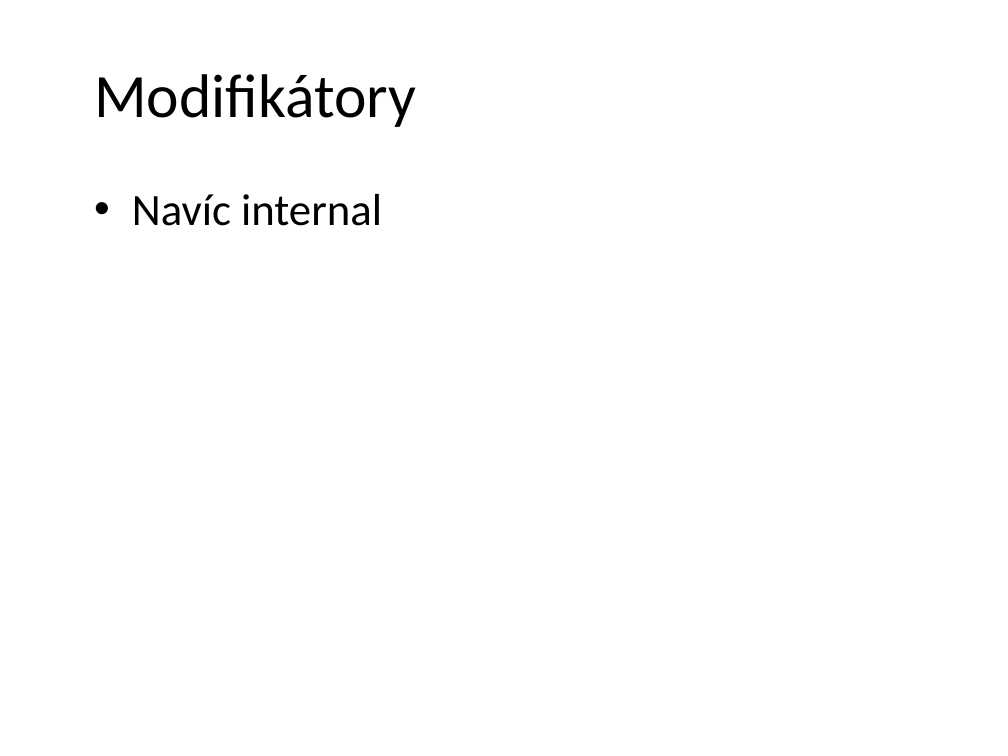
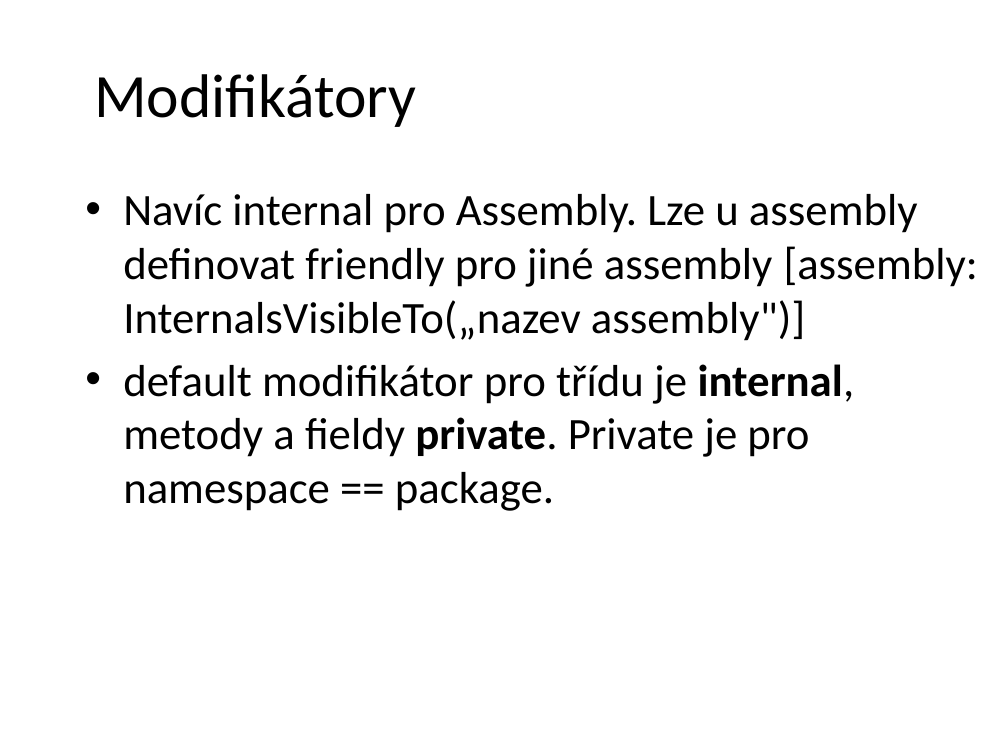
Before and after one commit to petrbalat/Skoleni-Csharp-NET, a slide deck: slide 5 of prezentace.pptx (slide 3 before the commit). Drawn at 1008x756 pixels with LibreOffice and Linux fonts; fonts in the diff are those of the drawing; background and template pictures are left out. Boxes give left, top, right and bottom in pixels: in the first picture for what was removed or moved away, otherwise in the second. Text is boxed around its words. In the diff, an @@ line names an element or a change of style, - is before the commit and + after.

```diff
--- a/prezentace.pptx
+++ b/prezentace.pptx
@@ text at (123, 194, 978, 511): text changed @@
-• Navíc internal
+• Navíc internal pro Assembly. Lze u assembly definovat friendly pro jiné assembly [assembly: InternalsVisibleTo(„nazev assembly")]
+• default modifikátor pro třídu je internal, metody a fieldy private. Private je pro namespace == package.
```
Also in this commit, not shown: 2 other slides changed, 1 other file.
